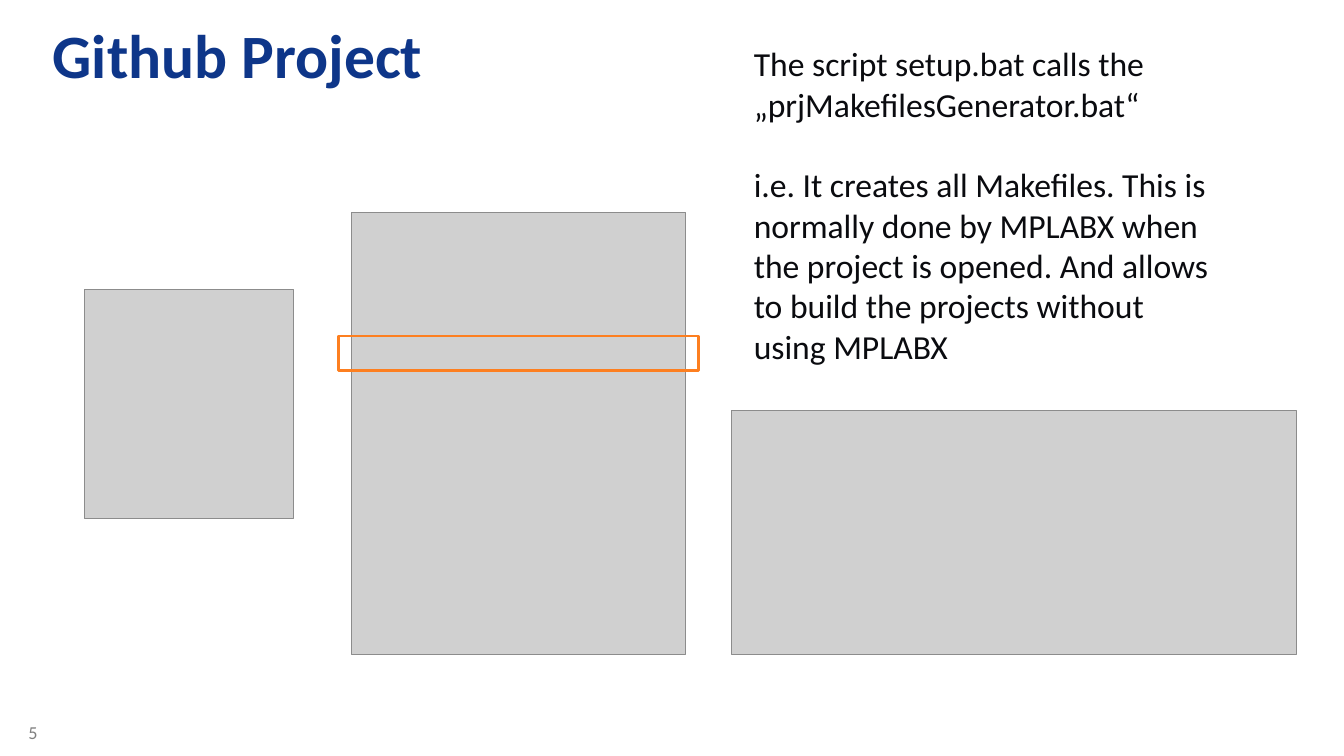
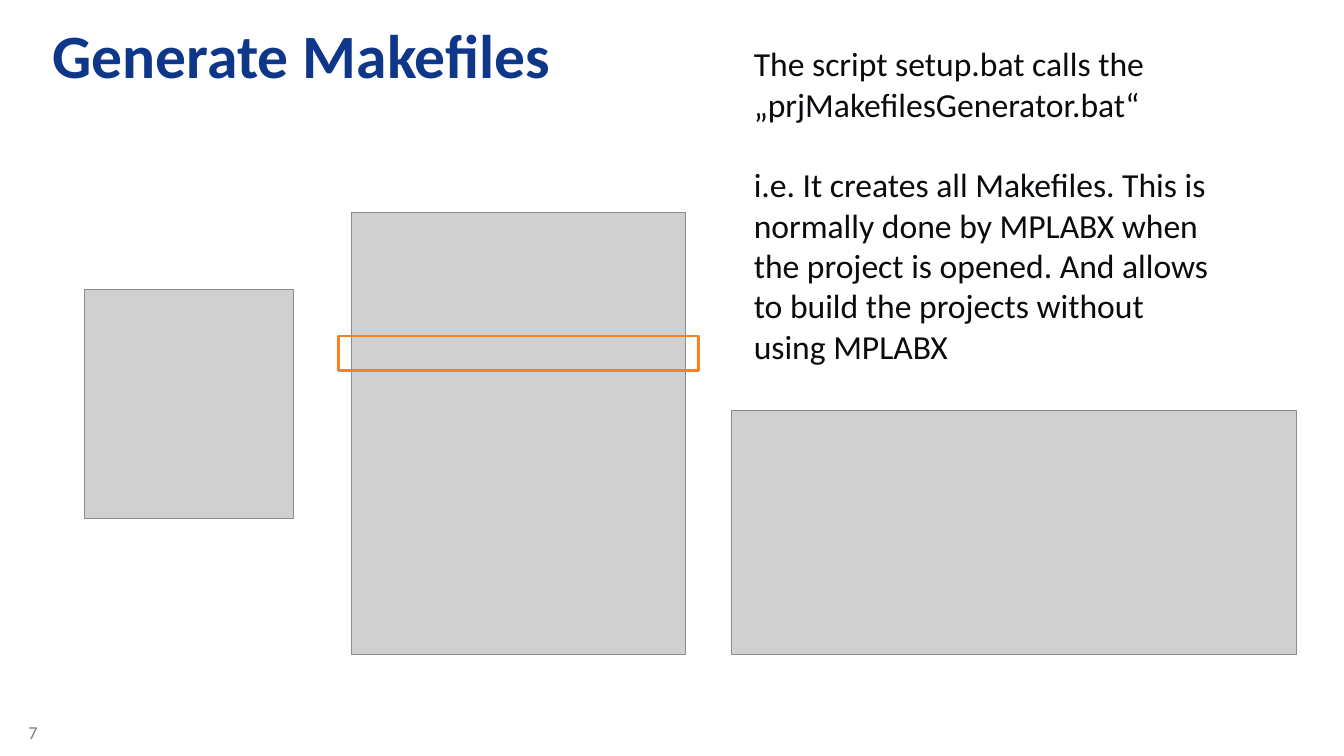
Before and after one commit to zabooh/T1S_Autoconf, a slide deck: slide 7 of T1S Autoconfig - Tooling.pptx (slide 5 before the commit). Drawn at 1344x756 pixels with LibreOffice and Linux fonts; fonts in the diff are those of the drawing; grey boxes stand for pictures; background and template pictures are left out. Boxes give left, top, right and bottom in pixels: in the first picture for what was removed or moved away, otherwise in the second. Text is boxed around its words. In the diff, an @@ line names an element or a change of style, - is before the commit and + after.

```diff
--- a/T1S Autoconfig - Tooling.pptx
+++ b/T1S Autoconfig - Tooling.pptx
@@ title at [53, 34, 550, 79]: text changed @@
-Github Project
+Generate Makefiles
@@ page number at [28, 727, 37, 739]: text changed @@
-5
+7
```
Also in this commit, not shown: 8 other slides changed, 2 slides added.
